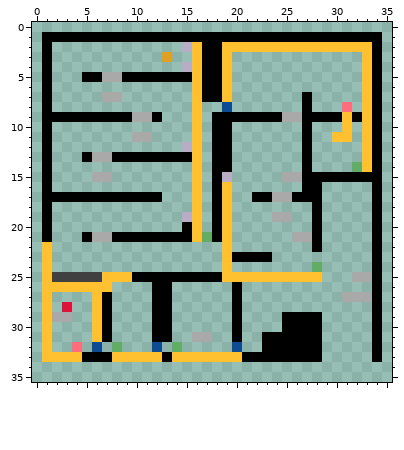
Pixel-art sprite: AridArnold/Content/Campaigns/MainCampaign/Levels/0401.png. The first picture shows the starting point.
The file is 36x36 pixels. Colours within 5 levels of each other are drawn and written as one.
New version:
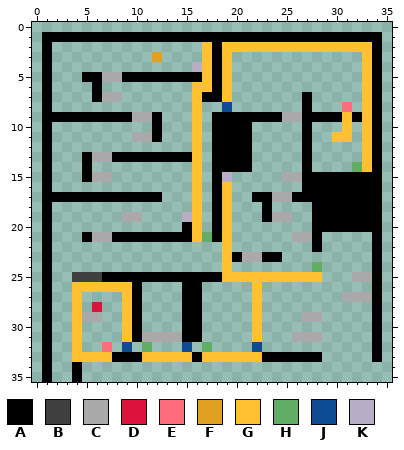
Palette (. is transparent): A #000000  B #404040  C #a9a9a9  D #dc143c  E #ff6c7c  F #e0a021  G #ffc130  H #61ad65  J #0d4c92  K #b8adc5fc
Diff:
Changed rows in their new state; - is an unchanged pixel.
first column x 1:
 2 --------------..G----------------
 3 -----------F.--.G----------------
 4 --------------.KG----------------
 5 ---------------AG----------------
 6 -----A----------G----------------
 7 -----A---------------------------
10 -----------A-------AA------------
11 -----------A-------AA------------
12 --------------.----AA------------
13 -------------------AA------------
14 ----A--------------AA------------
15 ----A----------------------------
16 ----------------------------AAAAA
17 ----------------------------AAAAA
18 ----------------------A-----AAAAA
19 --------CC------------A-----AAAAA
20 ----------------------------AAAAA
22 A--------------------------------
23 A-------------------CC-A---------
24 A--------------------------------
25 A..---AAA------------------------
26 A..----GGA-..-AA---.-G-----------
27 A--G-..-GA-..-AA---.-G-----------
28 A-.G-D.-GA-..-AA---.-G-----------
29 A..GCC.-GA-..-AA---.-G--..CC-----
30 A--G-..-GA-..-AA---.-G--....-----
31 A--G-..-GACCCCAA.--.-G...CCC-----
32 A--G-.E.J-H.-.J-H--.-J......-----
33 A..-GGGAAA--G--A----GG-----------
34 A--A-----------------------------
35 A--A-----------------------------
Pixel boxes of the changes (left, top, right, bottom) in both pictures:
changed: (152, 42, 252, 172)
added: (92, 82, 102, 102)
added: (82, 162, 92, 182)
changed: (42, 182, 372, 382)
